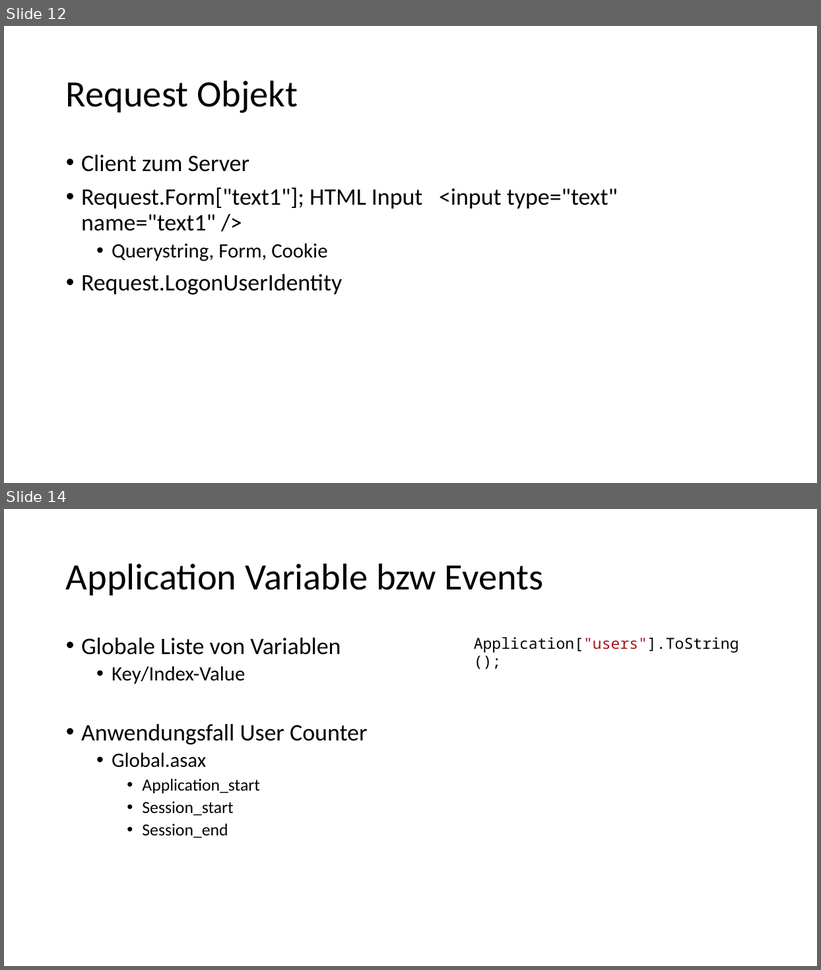
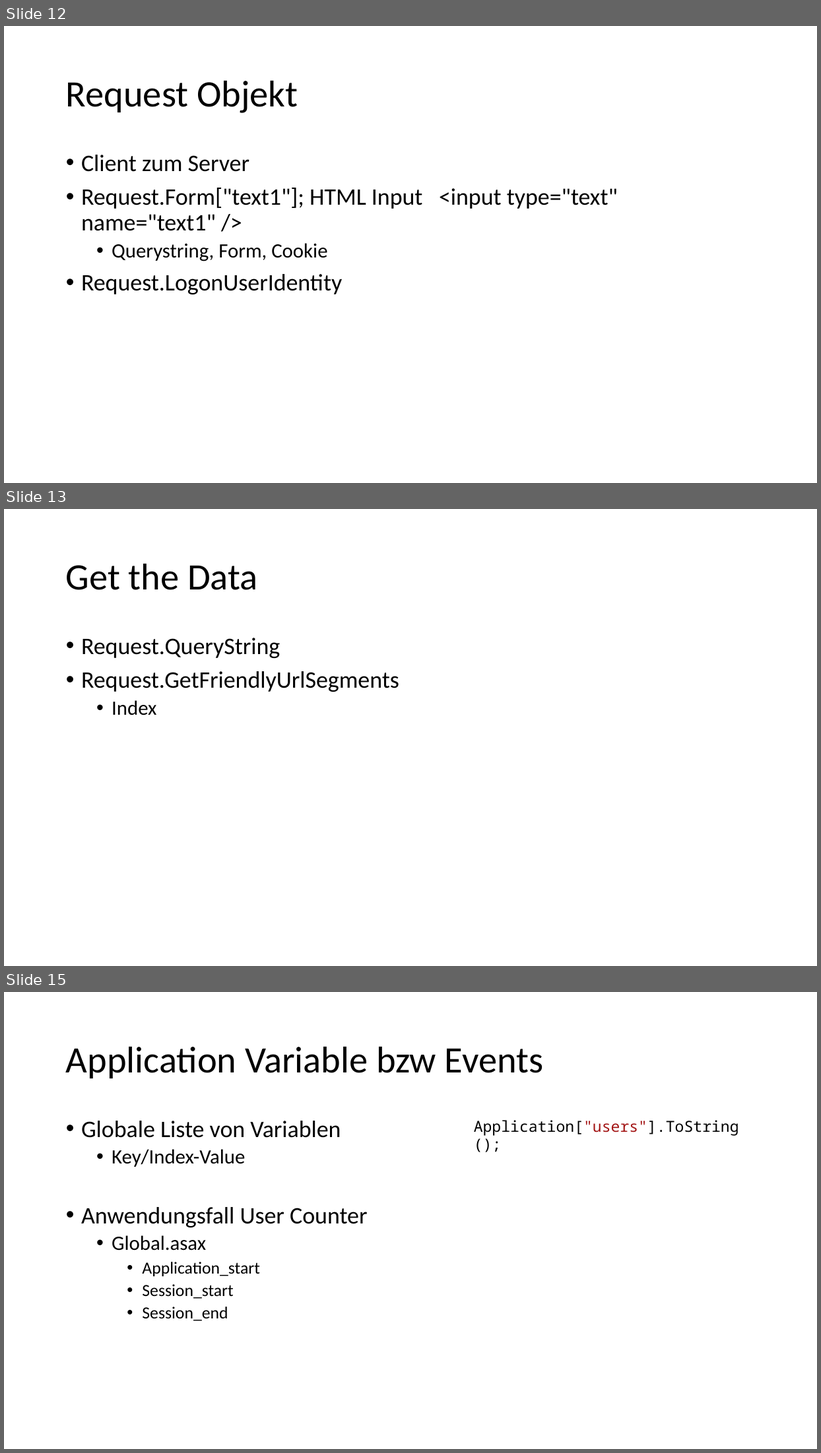
Before and after one commit to ppedvAG/WebformsKurs, a slide deck: 05AddingFunctionality.pptx. Shown one above the other, each under a label of ours: slides 12 and 14 before the commit, slides 12, 13 and 15 after it; the slides between them are not shown. The pictures are 821x970 and 821x1453 pixels, drawn with LibreOffice and Linux fonts; fonts in the diff are those of the drawing. Boxes give left, top, right and bottom in pixels: in the first picture for what was removed or moved away, otherwise in the second. Text is boxed around its words. In the diff, an @@ line names an element or a change of style, - is before the commit and + after.

```diff
--- a/05AddingFunctionality.pptx
+++ b/05AddingFunctionality.pptx
@@ slide 13 added at (x1=4, y1=509, x2=817, y2=966), background #FFFFFF @@
@@ title added at (x1=66, y1=563, x2=258, y2=590), 44 pt, text #000000 @@
+Get the Data
@@ text added at (x1=81, y1=638, x2=399, y2=716), 28 pt, text #000000 @@
+• Request.QueryString
+• Request.GetFriendlyUrlSegments
+  • Index
@@ what was slide 14 is now slide 15 @@
```
Also in this commit, not shown: 1 slide changed, 1 other slide added, 16 other files.
